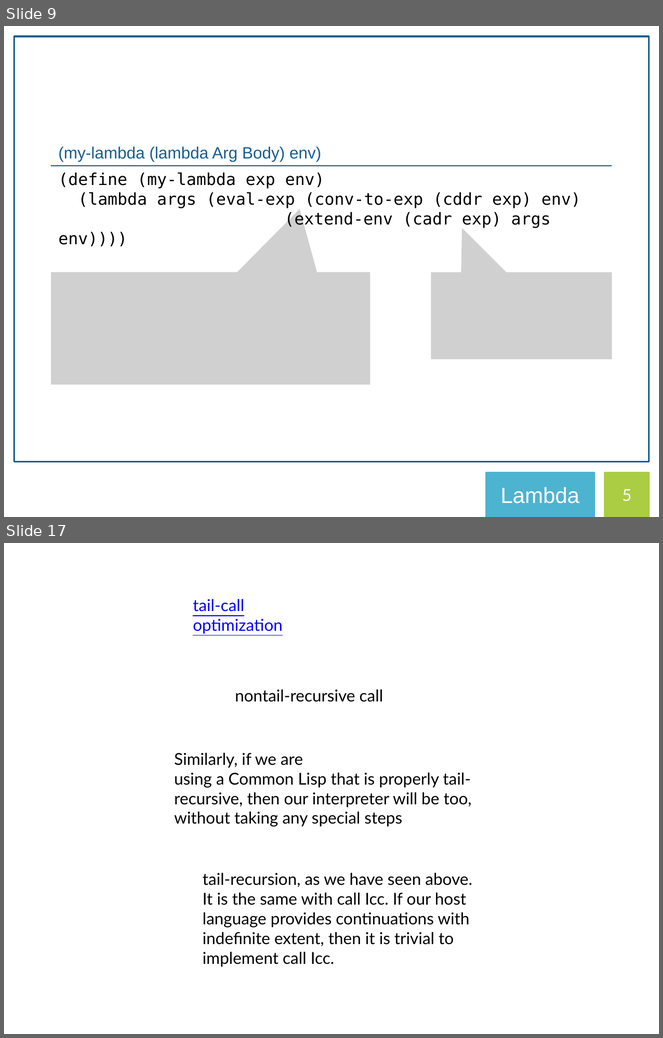
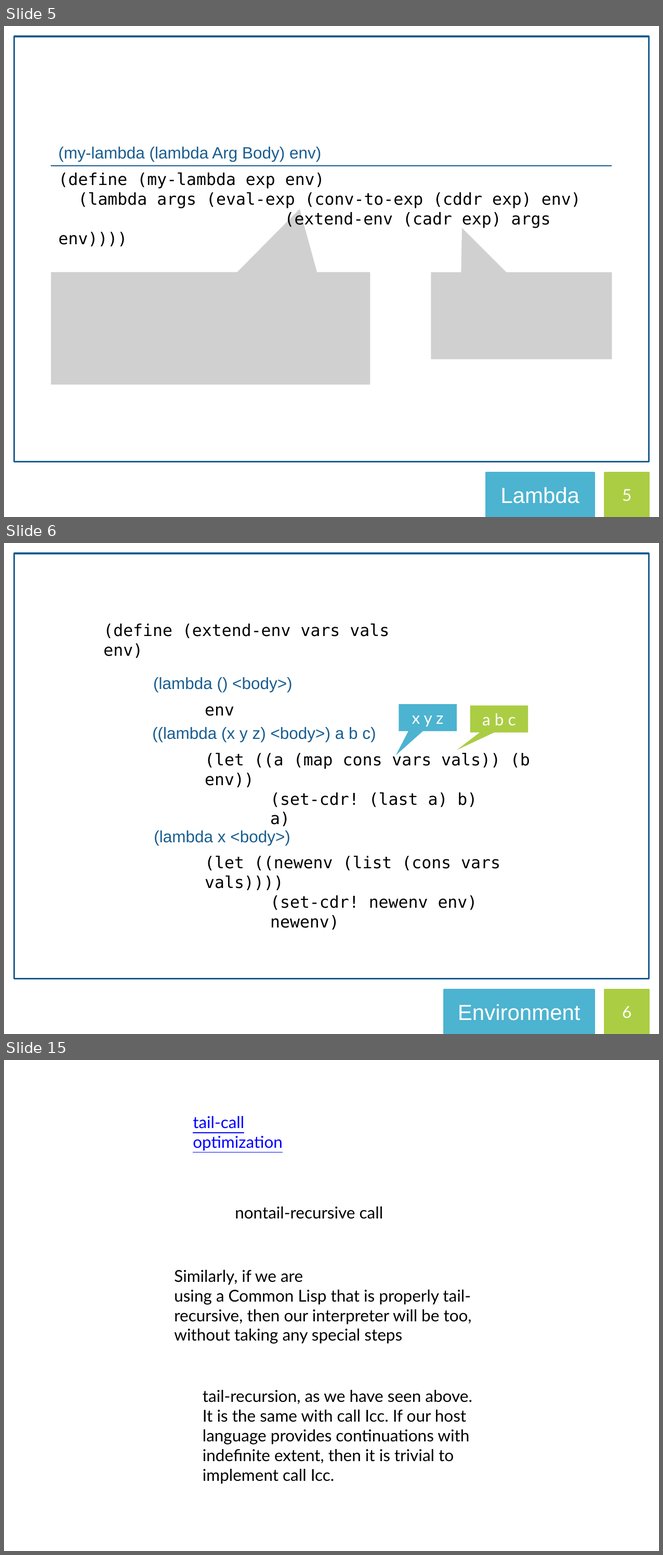
Before and after one commit to ryotaro612/scm, a slide deck: scm.pptx. Shown one above the other, each under a label of ours: slides 9 and 17 before the commit, slides 5, 6 and 15 after it; the slides between them are not shown. The pictures are 663x1038 and 663x1555 pixels, drawn with LibreOffice and Linux fonts; fonts in the diff are those of the drawing; grey boxes stand for pictures. Boxes give left, top, right and bottom in pixels: in the first picture for what was removed or moved away, otherwise in the second. Text is boxed around its words. In the diff, an @@ line names an element or a change of style, - is before the commit and + after.

```diff
--- a/scm.pptx
+++ b/scm.pptx
@@ slide 6 added at <box>4,543,659,1034</box>, background #FFFFFF @@
@@ rectangle added at <box>14,553,649,979</box>, outline #185D90 2 pt @@
@@ speech box added at <box>399,704,457,731</box>, fill #4CB3D0, 18 pt, text #FFFFFF @@
+x y z
@@ speech box added at <box>470,705,529,732</box>, fill #ABCD44, 18 pt, text #FFFFFF @@
+a b c
@@ group added at <box>103,624,530,910</box>: 7 texts @@
+(let ((a (map cons vars vals)) (b env))
+(set-cdr! (last a) b)
+a)
+env
+(let ((newenv (list (cons vars vals))))
+(set-cdr! newenv env)
+newenv)
+(define (extend-env vars vals env)
+(lambda () <body>)
+((lambda (x y z) <body>) a b c)
+(lambda x <body>)
@@ rectangle added at <box>444,990,594,1034</box>, fill #4CB3D0, outline #4CB3D0 2.25 pt, 24 pt, text #FFFFFF @@
+Environment
@@ rectangle added at <box>606,990,649,1034</box>, fill #ABCD44, outline #ABCD44 2.25 pt, 18 pt, text #FFFFFF @@
+6
@@ what was slide 9 is now slide 5 @@
@@ what was slide 17 is now slide 15 @@
```
Also in this commit, not shown: 7 slides changed, 1 other slide added, 4 slides removed.
